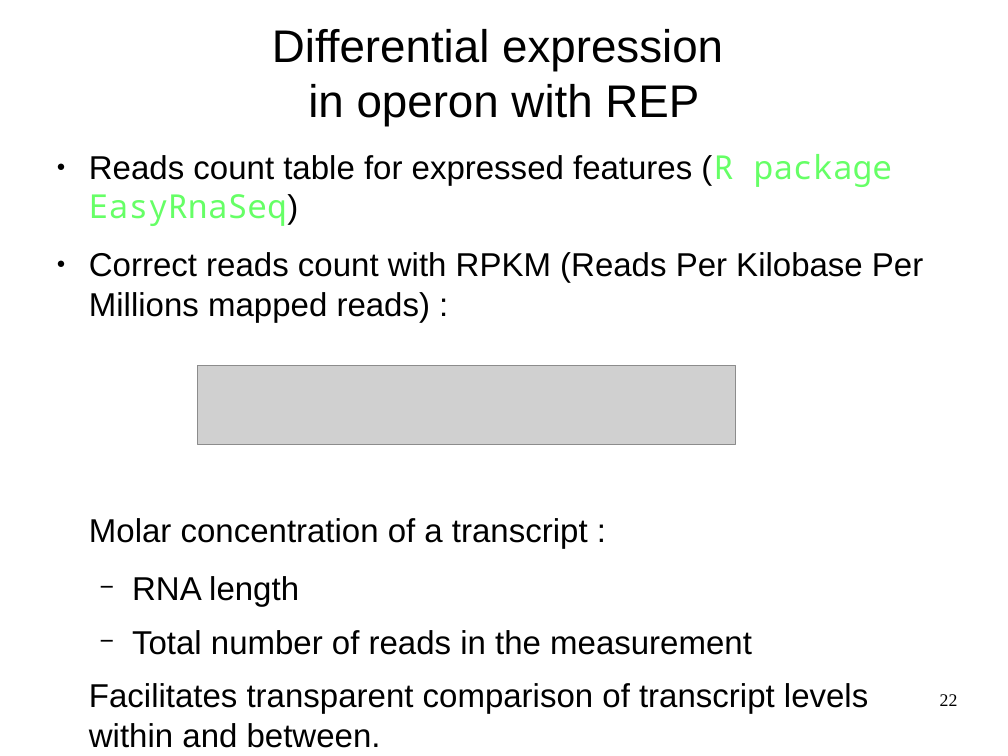
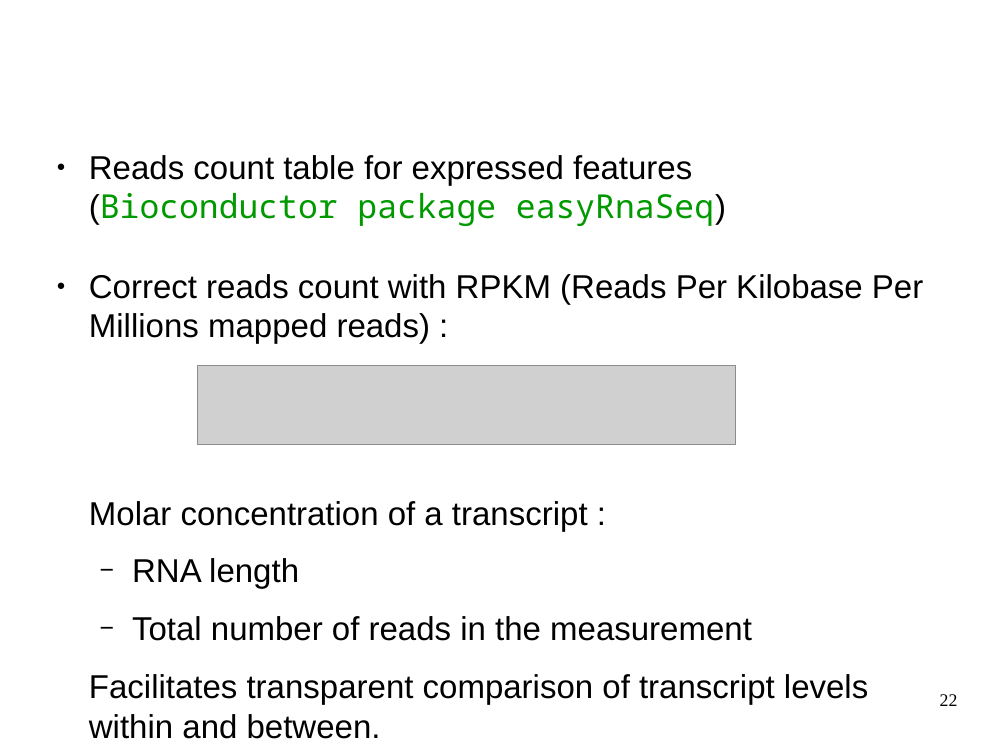
Before and after one commit to mesmeraf/stage_M2, a slide deck: slide 22 of presentations/presentation_labo_03-19.odp. Drawn at 1008x756 pixels with LibreOffice and Linux fonts; fonts in the diff are those of the drawing; grey boxes stand for pictures; background and template pictures are left out. Boxes give left, top, right and bottom in pixels: in the first picture for what was removed or moved away, otherwise in the second. Text is boxed around its words. In the diff, an @@ line names an element or a change of style, - is before the commit and + after.

```diff
--- a/presentations/presentation_labo_03-19.odp
+++ b/presentations/presentation_labo_03-19.odp
@@ title "Differential expression in operon with ..." at <box>50,21,958,123</box>: text colour #000000 to #FFFFFF @@
@@ text at <box>89,155,726,226</box>: text changed @@
-● Reads count table for expressed features (R package EasyRnaSeq)
+● Reads count table for expressed features
+(Bioconductor package easyRnaSeq)
@@ text at <box>89,501,868,739</box>: more space between paragraphs @@
```
Also in this commit, not shown: 47 other slides changed, 2 other files.
